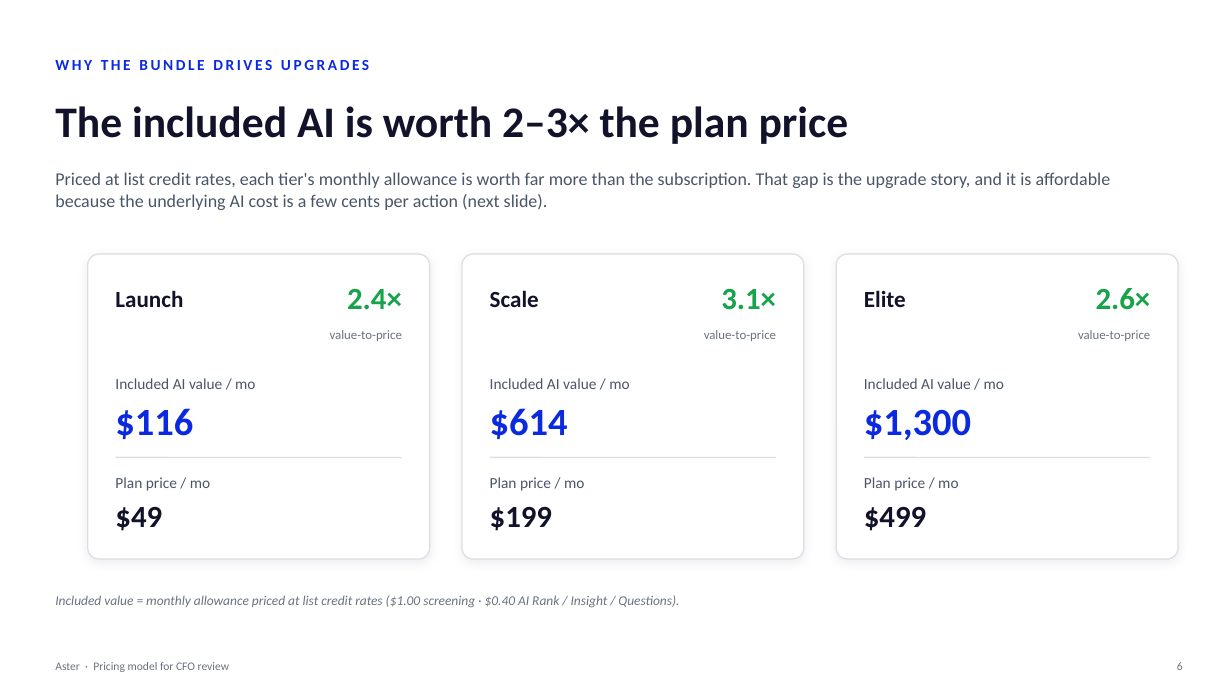
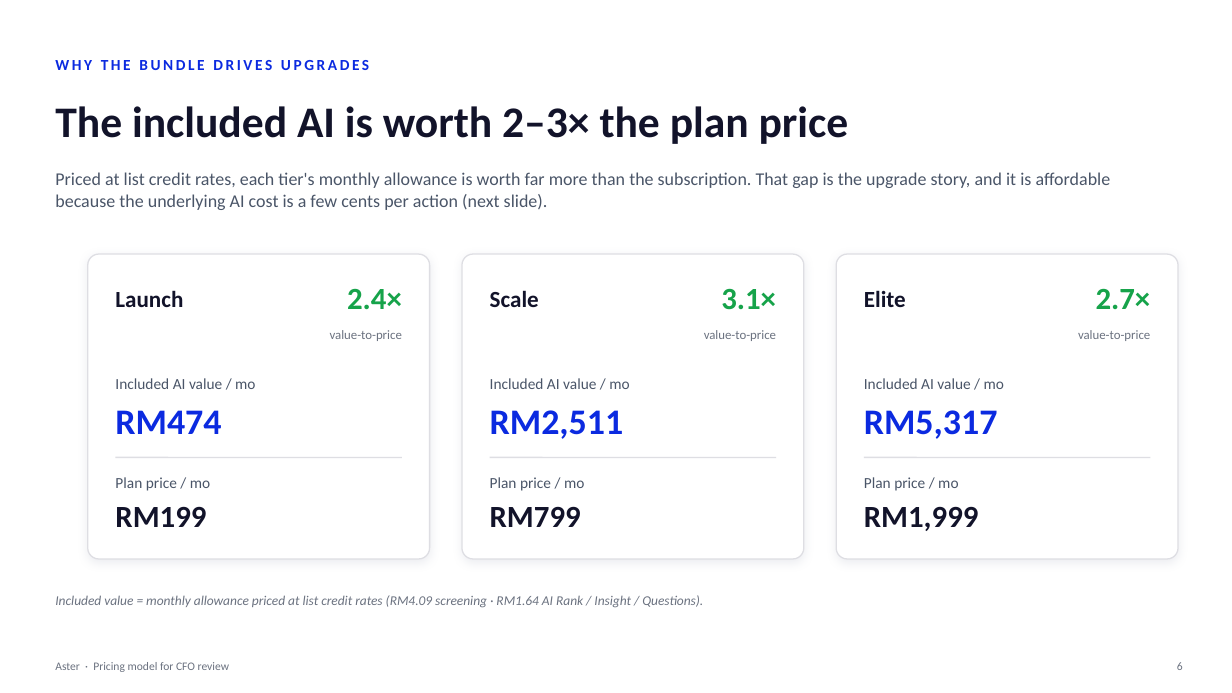
Before and after one commit to shahramly83/aster, a slide deck: slide 6 of docs/aster-pricing-cfo.pptx. Drawn at 1232x693 pixels with LibreOffice and Linux fonts; fonts in the diff are those of the drawing. Boxes give left, top, right and bottom in pixels: in the first picture for what was removed or moved away, otherwise in the second. Text is boxed around its words. In the diff, an @@ line names an element or a change of style, - is before the commit and + after.

```diff
--- a/docs/aster-pricing-cfo.pptx
+++ b/docs/aster-pricing-cfo.pptx
@@ text at (1096, 288, 1151, 309): text changed @@
-2.6×
+2.7×
@@ text at (115, 410, 221, 434): text changed; size 30 to 28 pt @@
-$116
+RM474
@@ text at (490, 410, 624, 439): text changed; size 30 to 28 pt @@
-$614
+RM2,511
@@ text at (864, 410, 998, 439): text changed; size 30 to 28 pt @@
-$1,300
+RM5,317
@@ text at (115, 506, 206, 527): text changed @@
-$49
+RM199
@@ text at (490, 506, 581, 527): text changed @@
-$199
+RM799
@@ text at (864, 506, 979, 531): text changed @@
-$499
+RM1,999
@@ text at (55, 595, 703, 608): text changed @@
-Included value = monthly allowance priced at list credit rates ($1.00 screening · $0.40 AI Rank / Insight / Questions).
+Included value = monthly allowance priced at list credit rates (RM4.09 screening · RM1.64 AI Rank / Insight / Questions).
```
Also in this commit, not shown: 7 other slides changed.
